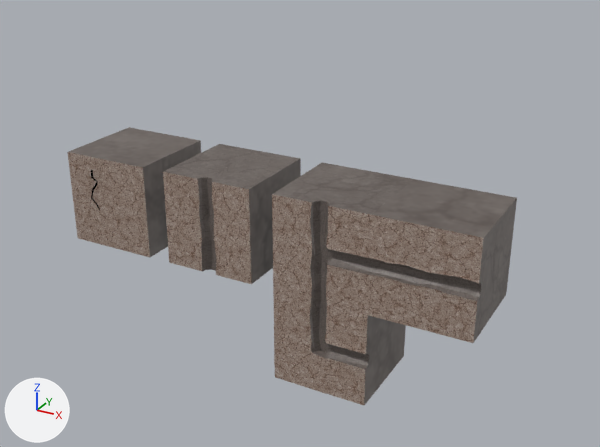
The Blender file Assets/Models/Env/ground_tst.blend, before and after one commit.
Before and after are seen from a 50 mm lens placed at (227.0, -265.0, 133.0), pointed at (72.0, 15.0, -7.0). The axes (+X, +Y, +Z) are drawn at lower left. The lights are the same throughout.

Before the edit, the objects in view are built like this:
```python
ob_dirt_block_001 = bpy.data.objects.new('dirt_block.001', me_cube)
ob_dirt_block_001.location = (0.0, 0.0, 0.0)
ob_dirt_block_001.rotation_euler = (1.571, 0.0, 0.0)  # degrees (90, 0, 0)
ob_dirt_cut_block_001 = bpy.data.objects.new('dirt_cut_block.001', me_cube_002)
ob_dirt_cut_block_001.location = (100.0, 0.0, 0.0)
ob_dirt_cut_block_001.rotation_euler = (1.571, 0.0, 0.0)  # degrees (90, 0, 0)
ob_dirt_cut_block_002 = bpy.data.objects.new('dirt_cut_block.002', me_cube_003)
ob_dirt_cut_block_002.location = (140.0, 0.0, 0.0)
ob_dirt_cut_block_002.rotation_euler = (1.571, 1.571, 0.0)  # degrees (90, 90, 0)
ob_dirt_cut_block_003 = bpy.data.objects.new('dirt_cut_block.003', me_cube_005)
ob_dirt_cut_block_003.location = (100.0, 0.0, -40.0)
ob_dirt_cut_block_003.rotation_euler = (1.571, 0.0, 0.0)  # degrees (90, 0, 0)
ob_dirt_cut_block_004 = bpy.data.objects.new('dirt_cut_block.004', me_cube_007)
ob_dirt_cut_block_004.location = (50.0, 0.0, 0.0)
ob_dirt_cut_block_004.rotation_euler = (1.571, 3.142, 0.0)  # degrees (90, 180, 0)
ob_roots = bpy.data.objects.new('roots', me_cylinder)
ob_roots.location = (-7.4, -20.7, 14.0)
ob_roots.scale = (0.487, 0.487, 0.487)
```
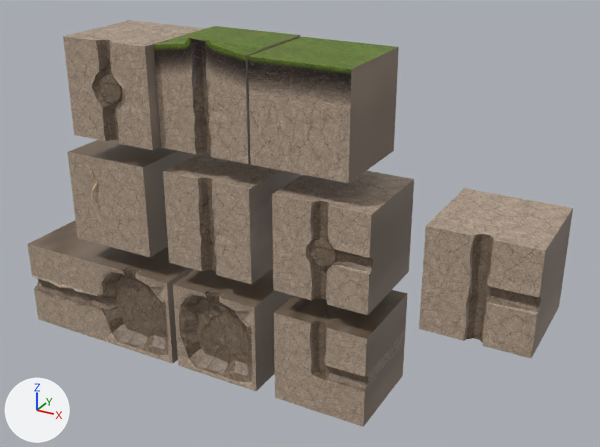
Changed parts and their boxes [x1, y1, x2, y2] in the pictures (600 x 447 px):
'dirt_cut_block.002', surface changed, moved, turned
    before: [368, 179, 517, 343]
    after: [27, 220, 117, 340]
'dirt_cut_block.001', surface changed, reshaped, moved (15% shorter)
    before: [272, 162, 414, 315]
    after: [63, 20, 206, 150]
'dirt_cut_block.007', added (brown)
    after: [419, 188, 573, 358]
'dirt_block.005', added (brown)
    after: [248, 37, 399, 183]
'dirt_cut_block.006', added (brown)
    after: [272, 170, 414, 315]
'dirt_cut_block.003', surface changed, moved
    before: [273, 290, 406, 405]
    after: [274, 290, 407, 427]
'dirt_cut_block.004', surface changed
    both: [163, 144, 301, 284]
'dirt_cut_block.005', added (brown)
    after: [154, 26, 301, 164]
'dirt_block.001', surface changed
    both: [68, 127, 201, 257]
'dirt_block.002', added (brown)
    after: [173, 268, 293, 391]
'dirt_block.003', added (brown)
    after: [94, 247, 195, 364]
'roots', surface changed
    both: [90, 170, 100, 210]
part 1 of me_cube, surface changed
    before: [68, 127, 201, 257]
    after: [68, 140, 200, 257]
part 4 of me_cube_007, surface changed
    before: [163, 144, 301, 284]
    after: [163, 153, 301, 284]

The change, as a list of edits to the scene's bpy script:
```text
Change mat_groundmat:
    mat_groundmat.texture: img_ground_big_tst_png -> img_texture_001_png
Change me_cube:
    where me_cube.from_pydata(...)  # 8 vertices, 6 faces; spans x -20.0..20.0, y -20.0..20.0, z -20.0..20.0
    used by ob_dirt_block_001; location = (0.0, 0.0, 0.0); rotation_euler = (1.571, 0.0, 0.0), in degrees (90, 0, 0)
    me_cube part 1: texture (UV) coordinates of 6 of 6 faces, centred in x -20.0..20.0, y -20.0..20.0, z -20.0..20.0, changed; they spanned u 0.01..0.9, v 0.07..0.99 and now span u 0.01..0.46, v 0.44..0.98
Change me_cube_002:
    used by ob_dirt_cut_block_001; location = (100.0, 0.0, 0.0); rotation_euler = (1.571, 0.0, 0.0), in degrees (90, 0, 0)
    remove me_cube_002.from_pydata(...)  # 274 vertices, 273 faces; spans x -20.0..20.0, y -20.0..20.0, z -20.0..20.2
    add me_cube_002.from_pydata(...)  # 230 vertices, 219 faces; spans x -20.1..19.9, y -20.2..19.8, z -19.9..20.9
    me_cube_002 part 2: 274 vertices removed from x -20.0..20.0, y -20.0..20.0, z -20.0..20.2; 230 vertices added at x -20.1..19.9, y -20.2..19.8, z -19.9..20.9
Change me_cube_003:
    used by ob_dirt_cut_block_002; location = (140.0, 0.0, 0.0); rotation_euler = (1.571, 1.571, 0.0), in degrees (90, 90, 0)
    remove me_cube_003.from_pydata(...)  # 206 vertices, 205 faces; spans x -20.0..20.0, y -20.0..20.0, z -20.0..20.1
    add me_cube_003.from_pydata(...)  # 206 vertices, 205 faces; spans x -20.0..20.0, y -20.0..20.0, z -20.0..21.4
    me_cube_003 part 5: texture (UV) coordinates of 205 of 205 faces, centred in x -20.0..20.0, y -20.0..20.0, z -20.0..20.1, changed; they spanned u 0.0..0.94, v 0.1..0.99 and now span u 0.01..0.43, v 0.39..0.98
Change me_cube_005:
    where me_cube_005.from_pydata(...)  # 248 vertices, 250 faces; spans x -20.0..20.0, y -20.0..20.0, z -20.0..20.2
    used by ob_dirt_cut_block_003; location = (100.0, 0.0, -40.0); rotation_euler = (1.571, 0.0, 0.0), in degrees (90, 0, 0)
    me_cube_005 part 3: texture (UV) coordinates of 250 of 250 faces, centred in x -20.0..20.0, y -20.0..20.0, z -20.0..20.1, changed; they spanned u 0.0..0.99, v 0.09..1.0 and now span u 0.01..0.47, v 0.37..0.98
Change me_cube_007:
    used by ob_dirt_cut_block_004; location = (50.0, 0.0, 0.0); rotation_euler = (1.571, 3.142, 0.0), in degrees (90, 180, 0)
    remove me_cube_007.from_pydata(...)  # 206 vertices, 205 faces; spans x -20.0..20.0, y -20.0..20.0, z -20.0..20.1
    add me_cube_007.from_pydata(...)  # 206 vertices, 205 faces; spans x -20.0..20.0, y -20.0..20.0, z -20.0..21.4
    me_cube_007 part 4: texture (UV) coordinates of 205 of 205 faces, centred in x -20.0..20.0, y -20.0..20.0, z -20.0..20.1, changed; they spanned u 0.0..0.94, v 0.1..0.99 and now span u 0.01..0.43, v 0.39..0.98
Change ob_dirt_cut_block_001:
    ob_dirt_cut_block_001.location: (100.0, 0.0, 0.0) -> (9.2, -4.2, 50.2)
Change ob_dirt_cut_block_002:
    ob_dirt_cut_block_002.location: (140.0, 0.0, 0.0) -> (-32.0, 0.0, -50.0)
    ob_dirt_cut_block_002.rotation_euler: (1.571, 1.571, 0.0) -> (1.571, 4.712, 0.0)  # degrees (90, 90, 0) -> degrees (90, 270, 0)
Change ob_dirt_cut_block_003:
    ob_dirt_cut_block_003.location: (100.0, 0.0, -40.0) -> (100.0, 0.0, -50.0)
Add ob_dirt_cut_block_006:
    ob_dirt_cut_block_006 = bpy.data.objects.new('dirt_cut_block.006', me_cube_009)  # 330 vertices, 319 faces; spans x -20.0..20.0, y -20.0..20.0, z -20.0..20.2; in mat_groundmat_001 (picture img_texture_001_png_001)
    ob_dirt_cut_block_006.location = (100.0, 0.0, 0.0)
    ob_dirt_cut_block_006.rotation_euler = (1.571, 0.0, 0.0)  # degrees (90, 0, 0)
Add ob_dirt_cut_block_007:
    ob_dirt_cut_block_007 = bpy.data.objects.new('dirt_cut_block.007', me_cube_001)  # 274 vertices, 273 faces; spans x -20.0..20.0, y -20.0..20.0, z -20.0..20.2; in mat_groundmat (picture img_texture_001_png)
    ob_dirt_cut_block_007.location = (160.0, 0.0, 0.0)
    ob_dirt_cut_block_007.rotation_euler = (1.571, 0.0, 0.0)  # degrees (90, 0, 0)
Add ob_dirt_block_005:
    ob_dirt_block_005 = bpy.data.objects.new('dirt_block.005', me_cube_014)  # 12 vertices, 10 faces; spans x -20.0..20.0, y -20.0..20.0, z -20.0..20.0; in mat_groundmat (picture img_texture_001_png)
    ob_dirt_block_005.location = (91.0, 0.0, 50.0)
    ob_dirt_block_005.rotation_euler = (1.571, 0.0, 0.0)  # degrees (90, 0, 0)
Add ob_dirt_cut_block_005:
    ob_dirt_cut_block_005 = bpy.data.objects.new('dirt_cut_block.005', me_cube_011)  # 302 vertices, 300 faces; spans x -20.0..20.0, y -24.0..20.0, z -20.0..21.4; in mat_groundmat (picture img_texture_001_png)
    ob_dirt_cut_block_005.location = (50.0, 0.0, 50.0)
    ob_dirt_cut_block_005.rotation_euler = (1.571, 3.142, 0.0)  # degrees (90, 180, 0)
Add ob_dirt_block_003:
    ob_dirt_block_003 = bpy.data.objects.new('dirt_block.003', me_cube_008)  # 210 vertices, 212 faces, 2 loose edges; spans x -20.0..20.0, y -20.0..20.0, z -20.0..20.1; in mat_groundmat (picture img_texture_001_png)
    ob_dirt_block_003.location = (8.0, 0.0, -50.0)
    ob_dirt_block_003.rotation_euler = (1.571, 0.0, 0.0)  # degrees (90, 0, 0)
Add ob_dirt_block_002:
    ob_dirt_block_002 = bpy.data.objects.new('dirt_block.002', me_cube_004)  # 196 vertices, 199 faces; spans x -20.0..20.0, y -20.0..20.0, z -20.0..20.1; in mat_groundmat (picture img_texture_001_png)
    ob_dirt_block_002.location = (51.0, 0.0, -50.0)
    ob_dirt_block_002.rotation_euler = (1.571, 0.0, 0.0)  # degrees (90, 0, 0)
```
